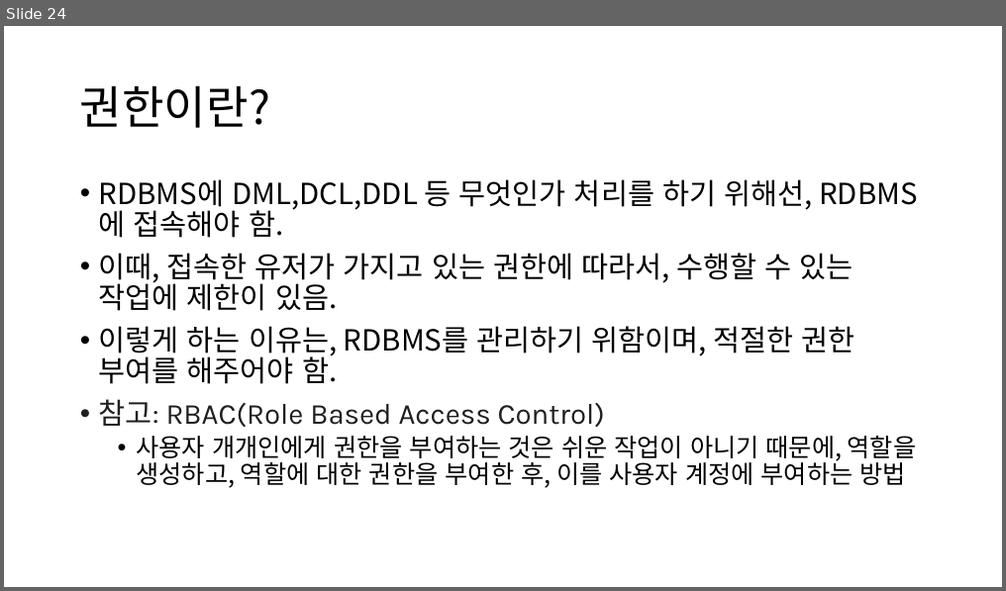
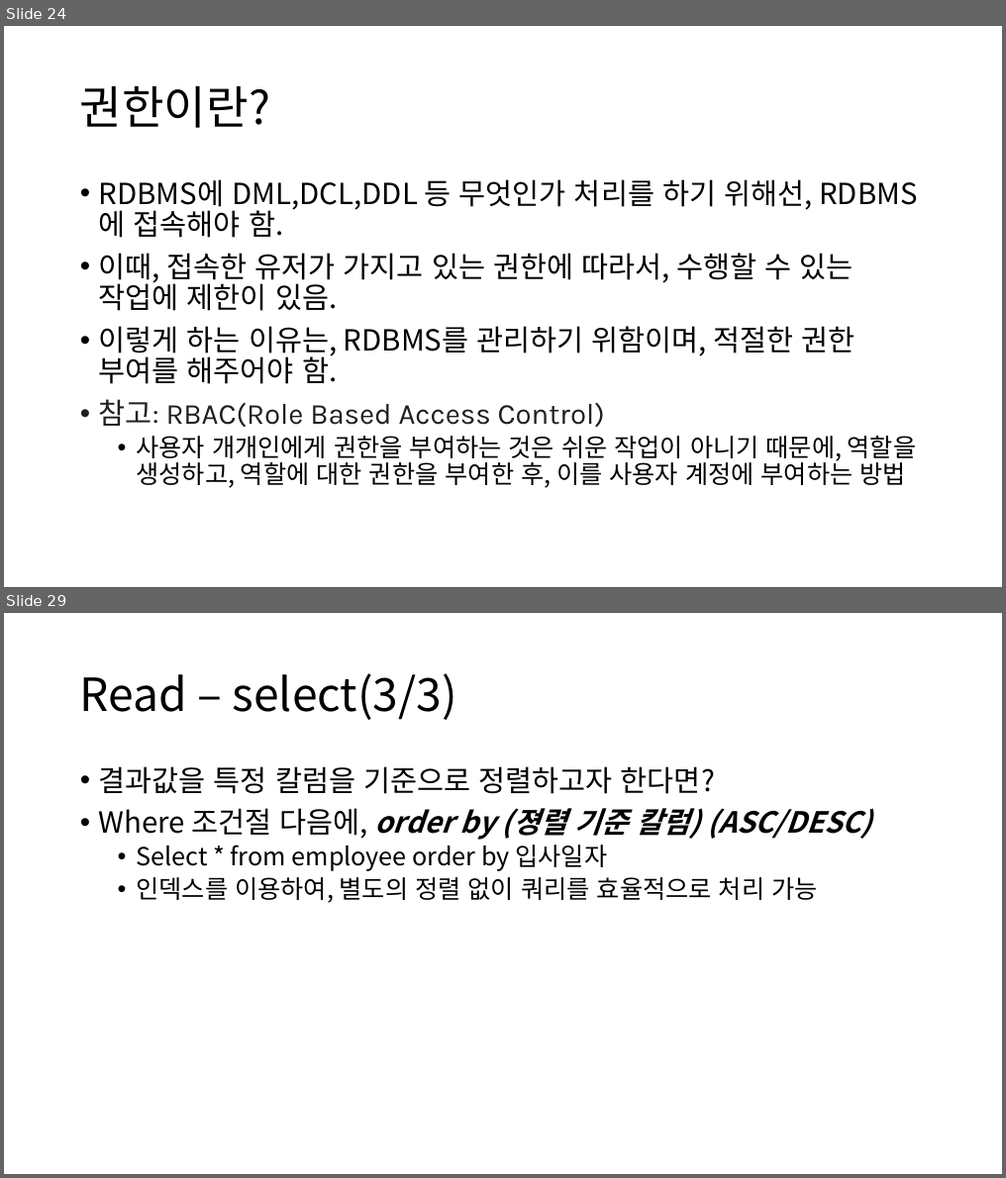
Before and after one commit to Baskervir/simcoding_jm, a slide deck: hy/수업자료/9주차 SQL/SQL.pptx. Shown one above the other, each under a label of ours: slide 24 before the commit, slides 24 and 29 after it; the slides between them are not shown. The pictures are 1006x591 and 1006x1178 pixels, drawn with LibreOffice and Linux fonts; fonts in the diff are those of the drawing. Boxes give left, top, right and bottom in pixels: in the first picture for what was removed or moved away, otherwise in the second. Text is boxed around its words. In the diff, an @@ line names an element or a change of style, - is before the commit and + after.

```diff
--- a/hy/수업자료/9주차 SQL/SQL.pptx
+++ b/hy/수업자료/9주차 SQL/SQL.pptx
@@ slide 29 added at (4, 613, 1002, 1174), background #FFFFFF @@
@@ title added at (80, 673, 457, 720), 44 pt, text #000000 @@
+Read – select(3/3)
@@ text added at (99, 766, 872, 903), 28 pt, text #000000 @@
+• 결과값을 특정 칼럼을 기준으로 정렬하고자 한다면?
+• Where 조건절 다음에, order by (졍렬 기준 칼럼) (ASC/DESC)
+  • Select * from employee order by 입사일자
+  • 인덱스를 이용하여, 별도의 정렬 없이 쿼리를 효율적으로 처리 가능
```
Also in this commit, not shown: 12 other slides added, 1 other file.
